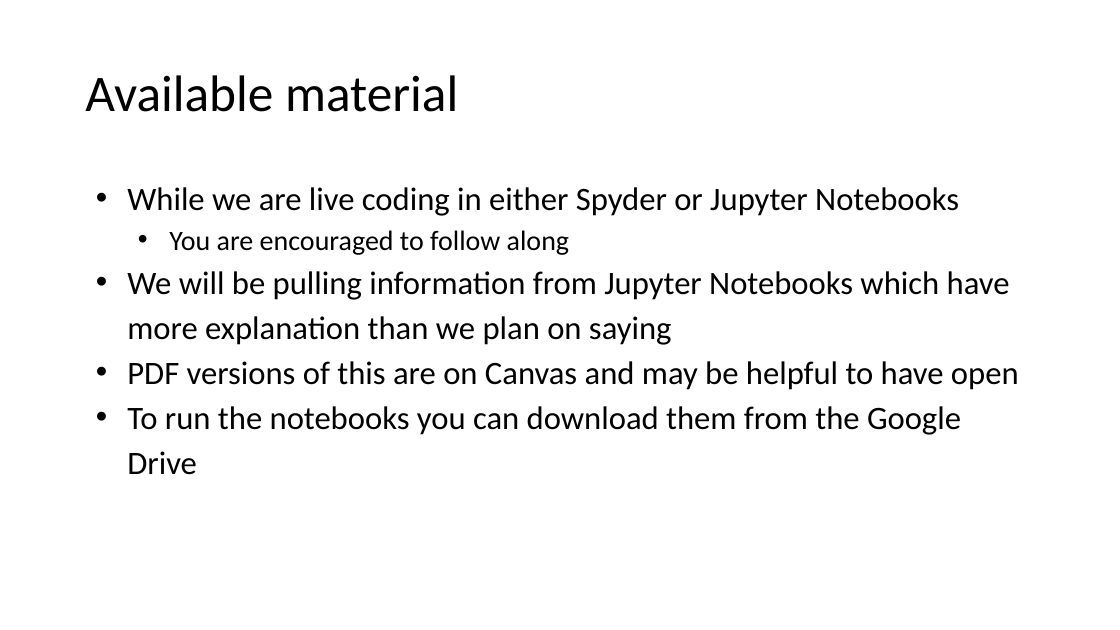
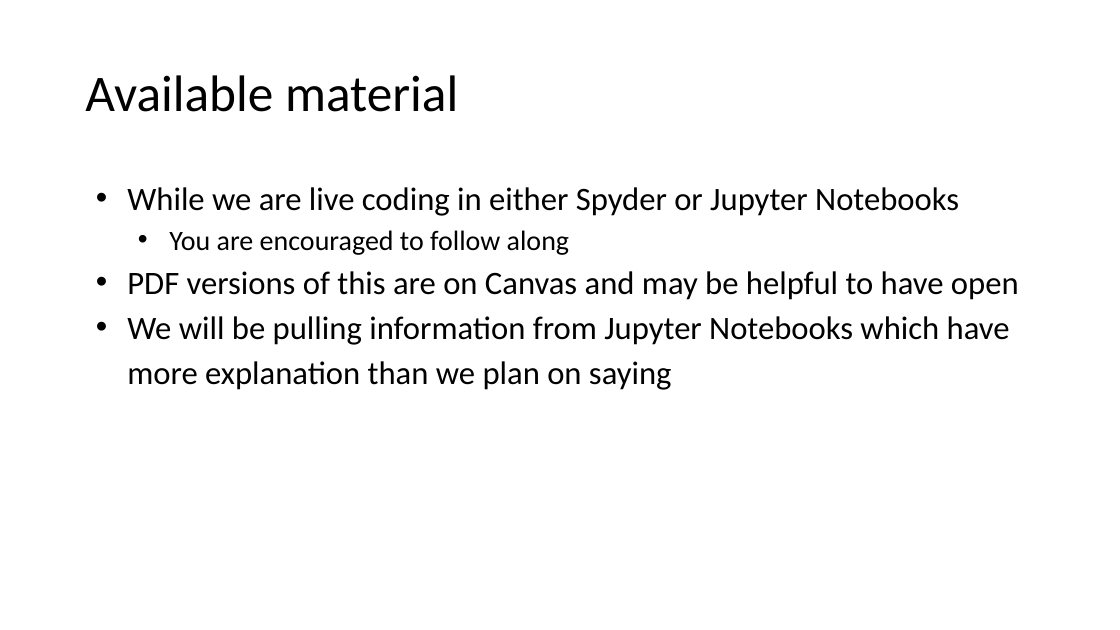
Before and after one commit to ggerlach1/BIOF085, a slide deck: slide 4 of workshop_documents/Introduction_workshop_slides.pptx. Drawn at 1120x630 pixels with LibreOffice and Linux fonts; fonts in the diff are those of the drawing. Boxes give left, top, right and bottom in pixels: in the first picture for what was removed or moved away, otherwise in the second. Text is boxed around its words. In the diff, an @@ line names an element or a change of style, - is before the commit and + after.

```diff
--- a/workshop_documents/Introduction_workshop_slides.pptx
+++ b/workshop_documents/Introduction_workshop_slides.pptx
@@ text at [127,271,1019,300]: paragraph added @@
+• PDF versions of this are on Canvas and may be helpful to have open
@@ text at [127,361,1019,475]: paragraphs removed @@
-• PDF versions of this are on Canvas and may be helpful to have open
-• To run the notebooks you can download them from the Google Drive
```
Also in this commit, not shown: 5 other slides changed, 2 slides added, 1 slide removed, 3 other files.
